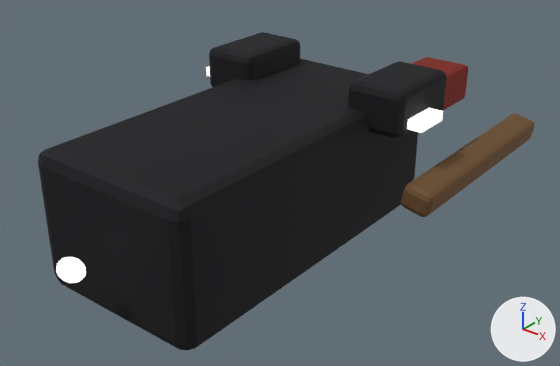
Two versions of the glTF model public/assets/ships/redledger/heavy/lod1.glb, one commit apart.
The view is the same before and after, from a 50 mm lens placed at (13.16, -17.68, 9.14), pointed at (-0.22, -0.95, -1.23). Lighting does not change. The marker at lower right points along +X, +Y and +Z. The first picture is the older version. Where no turn or scale is listed for an object, it has been applied to the vertices. Vertices at exactly the same position are counted once.

Objects in the first picture: 'RIMWARD_EMISSIVE', 'RIMWARD_ENGINE_GLOW', 'RIMWARD_HULL'.
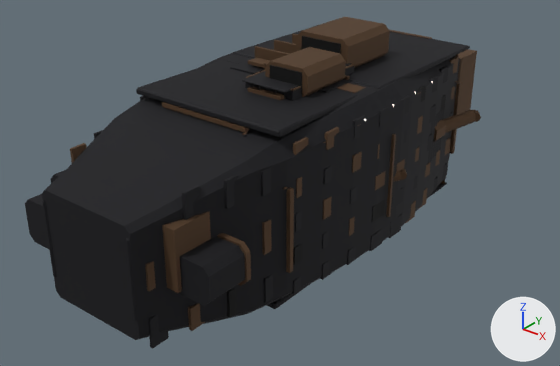
Location of each change, (x1, y1, x2, y2) in pixels of the pictures (560 x 366 px):
'RIMWARD_HULL', reshaped, moved, rescaled (8% narrower)
    before: (38, 32, 535, 350)
    after: (25, 17, 481, 349)
part 1 of me_cube_006, deleted
    before: (407, 108, 443, 133)
part 2 of me_cube, added (brown)
    after: (457, 49, 477, 114)
part 3 of me_cube, added (mostly hidden)
    after: (389, 30, 432, 39)
part 4 of me_cube, added
    after: (449, 83, 462, 154)
part 5 of me_cube, added (brown)
    after: (162, 102, 249, 133)
part 6 of me_cube, added (brown)
    after: (286, 187, 294, 273)
part 7 of me_cube, added
    after: (386, 134, 396, 217)
part 8 of me_cube, rebuilt
    before: (38, 59, 418, 350)
    after: (42, 53, 459, 340)
part 9 of me_cube, deleted (brown)
    before: (401, 114, 535, 217)
part 10 of me_cube, deleted (red)
    before: (412, 57, 468, 110)
part 11 of me_cube, built on
    before: (209, 32, 447, 138)
    after: (25, 17, 481, 349)

The change in detail:
me_cube_006 is used by ob_rimward_emissive; parent ob_rimward_ship_root; location (0.0, 0.493, 1.358); scale (3.98, 3.98, 3.98).
me_cube_006 had 16 vertices, 24 faces and spanned x -1.0..1.0, y -0.15..0.15, z -0.04..0.04.
me_cube_006 now has 160 vertices, 240 faces and spans x -0.91..0.91, y -1.0..1.0, z -0.4..0.4.
me_cube_006 part 1: the loose piece of 8 vertices spanning x 0.87..1.0, y -0.15..0.15, z -0.04..0.04 is deleted.
Other edits to the shape of me_cube_006 do not show in these pictures.
me_cube is used by ob_rimward_hull; parent ob_rimward_ship_root; location (0.0, 0.663, 0.0); scale (8.5, 8.5, 8.5).
me_cube had 336 vertices, 648 faces and spanned x -0.58..0.58, y -1.0..1.0, z -0.28..0.28.
me_cube now has 4200 vertices, 7024 faces and spans x -0.42..0.42, y -1.0..1.0, z -0.39..0.39.
me_cube part 2: a new loose piece, a box spanning x -0.1..0.17, y 0.83..0.99, z -0.16..0.12, in mat_rimward_hull.
me_cube part 3: a new loose piece, a box spanning x -0.113..0.181, y 0.54..0.556, z 0.265..0.278, in mat_rimward_hull.
me_cube part 4: a new loose piece, a box spanning x 0.308..0.321, y 0.54..0.556, z -0.159..0.126, in mat_rimward_hull.
me_cube part 5: a new loose piece, a box spanning x -0.133..0.201, y -0.547..-0.531, z 0.245..0.258, in mat_rimward_hull.
me_cube part 6: a new loose piece, a box spanning x 0.35..0.362, y -0.547..-0.531, z -0.153..0.114, in mat_rimward_hull.
me_cube part 7: a new loose piece, a box spanning x 0.3966..0.4059, y -0.0726..-0.0609, z -0.1552..0.1371, in mat_rimward_hull.
me_cube part 8: the loose piece of 56 vertices spanning x -0.3..0.3, y -1.0..0.24, z -0.28..0.19 is rebuilt with 112 vertices and now spans x -0.32..0.39, y -0.99..0.55, z -0.29..0.28.
me_cube part 9: the loose piece of 56 vertices spanning x 0.46..0.58, y -0.2..0.64, z -0.09..0.01 is deleted.
me_cube part 10: the loose piece of 56 vertices spanning x -0.11..0.11, y 0.32..1.0, z -0.13..0.04 is deleted.
me_cube part 11: 112 vertices removed from x -0.42..0.42, y -0.14..0.18, z 0.11..0.28; 3904 vertices added at x -0.42..0.42, y -1.0..1.0, z -0.39..0.39.
Other edits to the shape of me_cube do not show in these pictures.
Object 'RIMWARD_HULL' (ob_rimward_hull) moves from (0.0, 0.663, 0.0) to (-0.026, 0.0, 0.00432).
Object 'RIMWARD_HULL' (ob_rimward_hull) is rescaled from (8.5, 8.5, 8.5) to (8.57, 8.57, 8.57).
